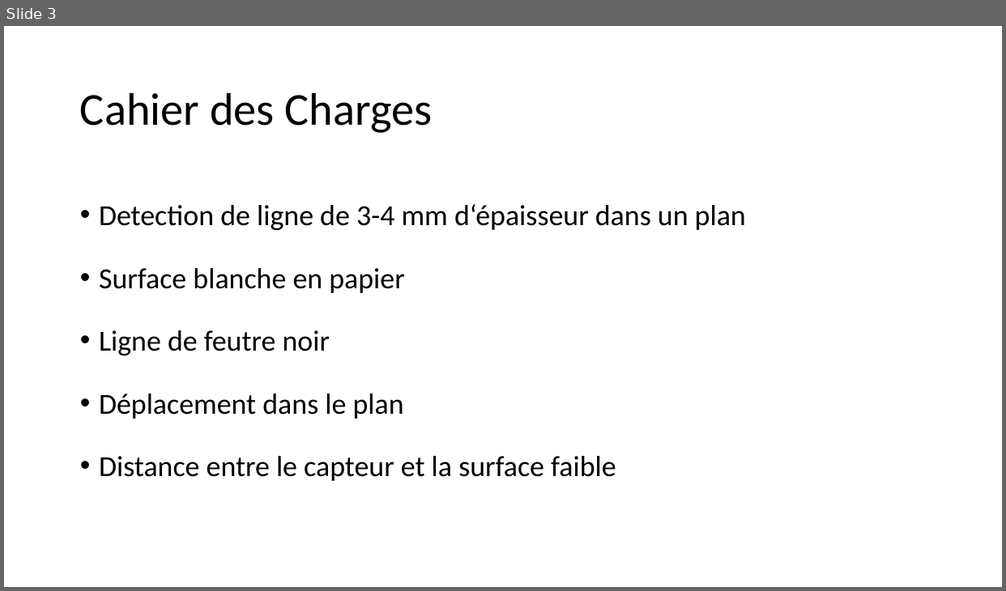
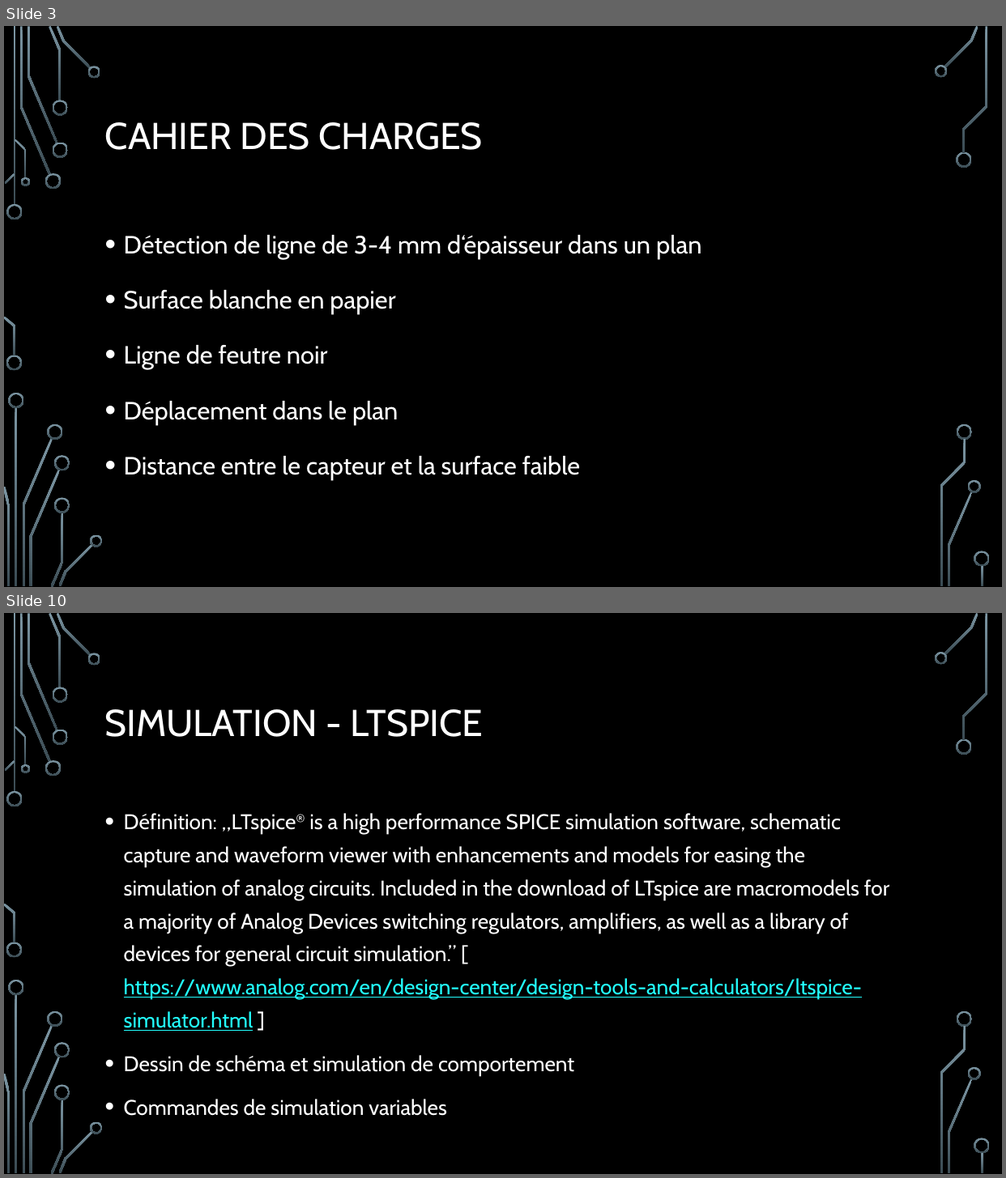
Before and after one commit to robotronik/conferences, a slide deck: Conc_elec/pres/Conception_Elec.pptx. Shown one above the other, each under a label of ours: slide 3 before the commit, slides 3 and 10 after it; the slides between them are not shown. The pictures are 1006x591 and 1006x1178 pixels, drawn with LibreOffice and Linux fonts; fonts in the diff are those of the drawing; background and template pictures are left out. Boxes give left, top, right and bottom in pixels: in the first picture for what was removed or moved away, otherwise in the second. Text is boxed around its words. In the diff, an @@ line names an element or a change of style, - is before the commit and + after.

```diff
--- a/Conc_elec/pres/Conception_Elec.pptx
+++ b/Conc_elec/pres/Conception_Elec.pptx
@@ slide 10 added at <box>4,613,1002,1174</box>, background picture (left out); not listed: 36 template elements that a slide beside it also shows @@
@@ title added at <box>105,709,483,737</box>, 36 pt, text #FFFFFF @@
+SIMULATION - LTSPICE
@@ text added at <box>124,813,889,1076</box>, 20.4 pt, text #FFFFFF @@
+• Définition: „LTspice® is a high performance SPICE simulation software, schematic capture and waveform viewer with enhancements and models for easing the simulation of analog circuits. Included in the download of LTspice are macromodels for a majority of Analog Devices switching regulators, amplifiers, as well as a library of devices for general circuit simulation.” [ https://www.analog.com/en/design-center/design-tools-and-calculators/ltspice-simulator.html ]
+• Dessin de schéma et simulation de comportement
+• Commandes de simulation variables
@@ slide 3 changed as well @@
@@ background #FFFFFF to picture (left out) @@
@@ title at <box>105,122,483,150</box>: text changed; size 44 to 36 pt; font Calibri to Cabin; text colour #000000 to #FFFFFF @@
-Cahier des Charges
+CAHIER DES CHARGES
@@ text "Détection de ligne de 3-4 ...": place and size @@
-text "Détection de ligne de 3-4 ..." at <box>99,204,746,481</box>
+text "Détection de ligne de 3-4 ..." at <box>124,235,701,480</box>
@@ text at <box>124,235,701,259</box>: text changed; size 28 to 24 pt; font Calibri to Cabin; text colour #000000 to #FFFFFF @@
-• Detection de ligne de 3-4 mm d‘épaisseur dans un plan
+• Détection de ligne de 3-4 mm d‘épaisseur dans un plan
@@ text at <box>124,290,580,480</box>: size 28 to 24 pt, font Calibri to Cabin, text colour #000000 to #FFFFFF in "Surface blanche en papier", "Ligne de feutre noir", "Déplacement dans le plan", "Distance entre le capteur et la surface ..." @@
@@ group added at <box>4,26,990,587</box>: 33 freeform shapes, 3 rectangles @@
```
Also in this commit, not shown: 2 other slides changed, 17 other slides added, 7 slides removed, 21 other files.
